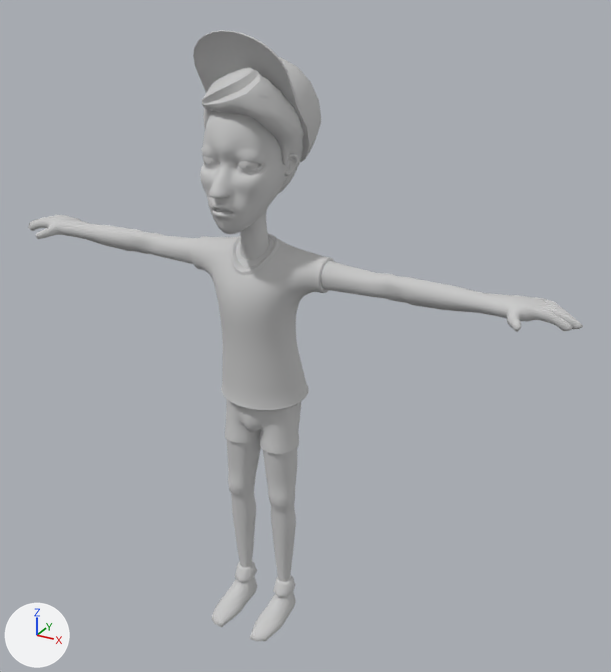
A saved change to the FBX model SpiderGame/Assets/Models/Eric/Character_Eric.FBX.
Camera for both pictures: a camera (50 mm lens) standing at (1.258, -2.017, 2.037) and looking at (0.112, 0.067, 0.996). The lights are fixed; the arrows at lower left show +X, +Y and +Z. Where no turn or scale is listed for an object, it has been applied to the vertices.

In view in the first picture: 'Eric_Model'.
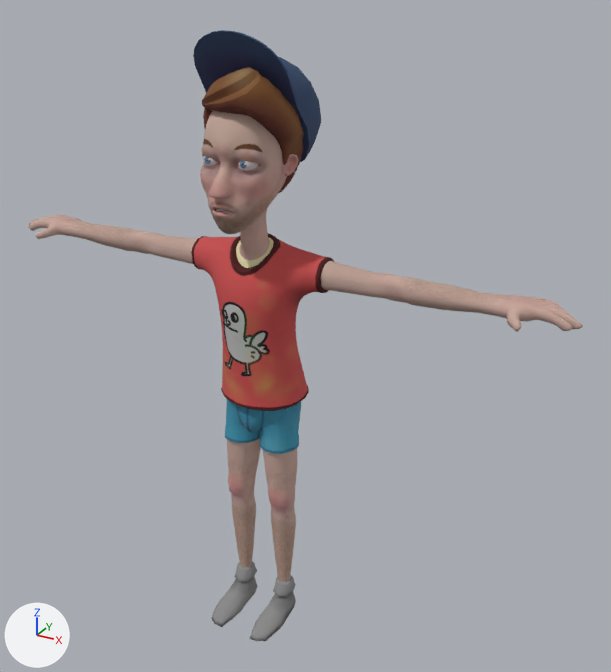
Pixel boxes [x1, y1, x2, y2] of what changed, in the pictures (611 x 672 px):
'Eric_Model', surface changed (grey to beige): [28, 30, 583, 641] in both

Diff of the bpy script that builds the scene:
```diff
--- a/SpiderGame/Assets/Models/Eric/Character_Eric.FBX.py
+++ b/SpiderGame/Assets/Models/Eric/Character_Eric.FBX.py
@@ img_eric_diffuse_png @@
+img_eric_diffuse_png = load_image('Eric_Diffuse.png', '../../Textures/Eric/Eric_Diffuse.png', 1024, 1024, 'sRGB')
@@ mat_13___default @@
 mat_13___default = principled_material('13 - Default')
-mat_13___default.base_color = (0.588, 0.588, 0.588)  # light grey #cacaca
+mat_13___default.texture = img_eric_diffuse_png
 mat_13___default.roughness = 0.859
```
